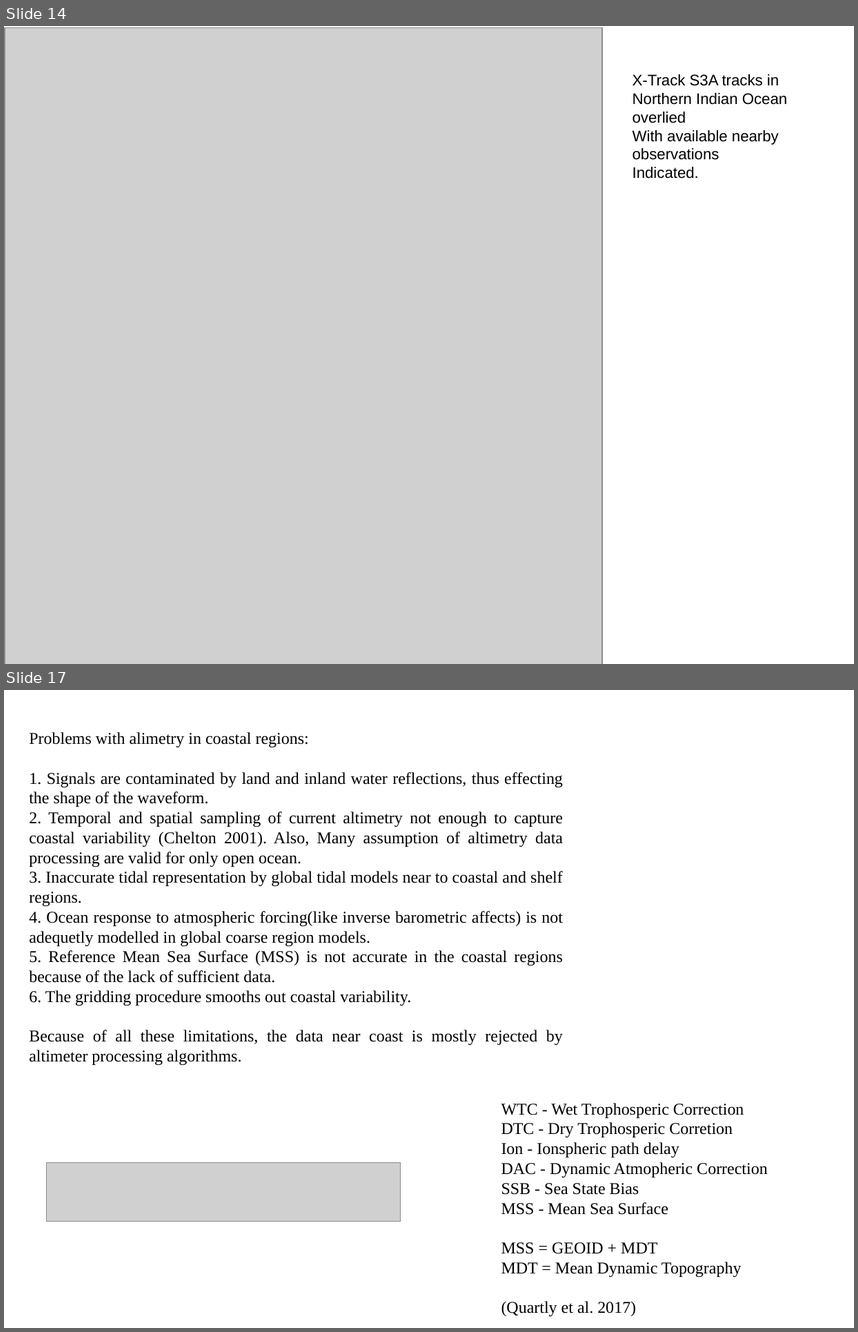
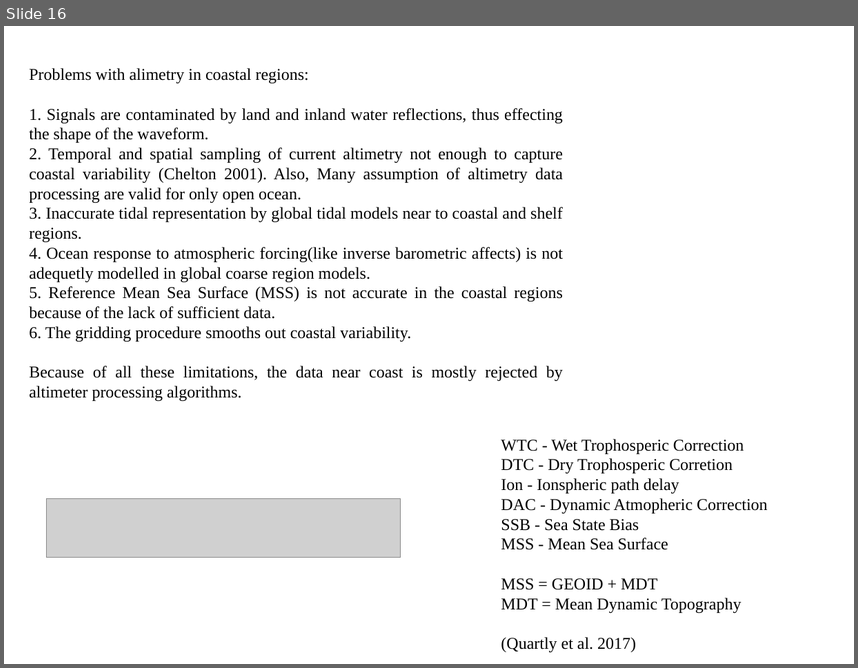
Before and after one commit to vasutweaks/xtrackm, a slide deck: ppt_figs/coastal_alt_ppt_edit.pptx. Shown one above the other, each under a label of ours: slides 14 and 17 before the commit, slide 16 after it; the slides between them are not shown. The pictures are 858x1332 and 858x668 pixels, drawn with LibreOffice and Linux fonts; fonts in the diff are those of the drawing; grey boxes stand for pictures. Boxes give left, top, right and bottom in pixels: in the first picture for what was removed or moved away, otherwise in the second. Text is boxed around its words. In the diff, an @@ line names an element or a change of style, - is before the commit and + after.

```diff
--- a/ppt_figs/coastal_alt_ppt_edit.pptx
+++ b/ppt_figs/coastal_alt_ppt_edit.pptx
@@ slide 14 removed at [4, 26, 854, 664], background #FFFFFF @@
@@ picture removed at [5, 27, 602, 664] @@
@@ text removed at [633, 74, 787, 160] @@
-X-Track S3A tracks in
-Northern Indian Ocean overlied
-With available nearby observations
-Indicated.
@@ what was slide 17 is now slide 16 @@
```
Also in this commit, not shown: 7 slides changed, 1 slide added, 1 other slide removed, 3 other files.
